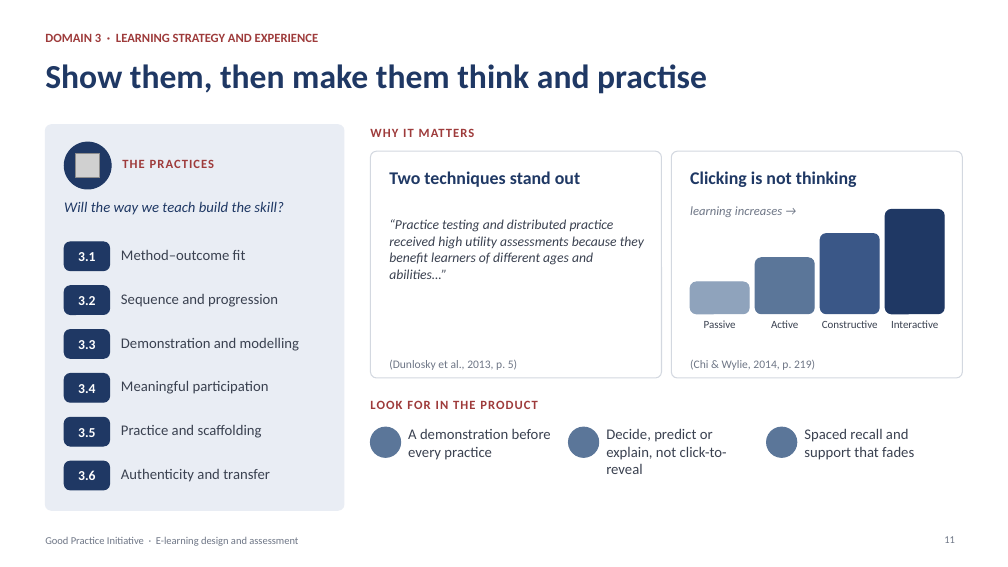
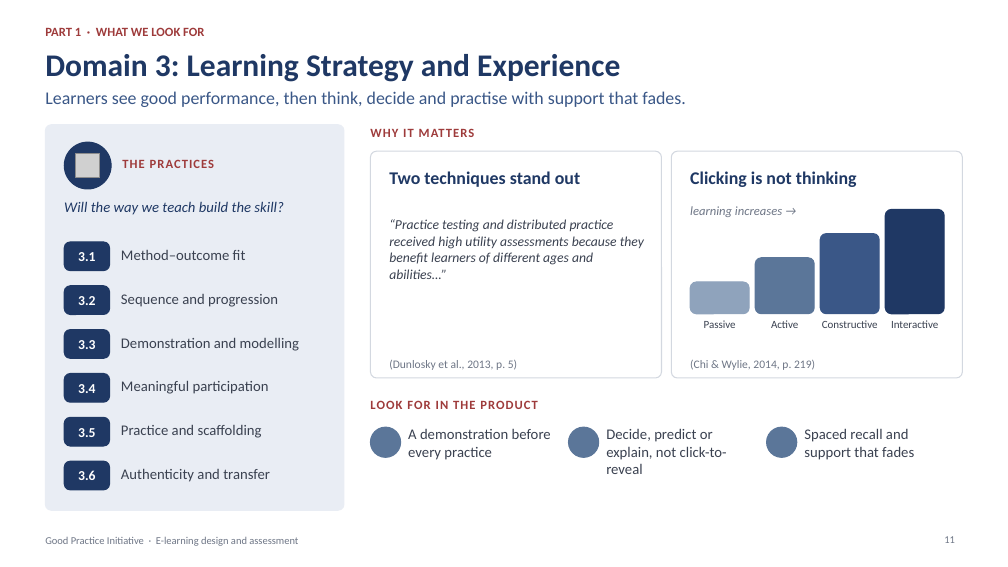
Before and after one commit to hpf118/Tina, a slide deck: slide 11 of good-practice-deck/Good-Practice-Initiative-Team-Briefing.pptx. Drawn at 1008x567 pixels with LibreOffice and Linux fonts; fonts in the diff are those of the drawing; grey boxes stand for pictures; background and template pictures are left out. Boxes give left, top, right and bottom in pixels: in the first picture for what was removed or moved away, otherwise in the second. Text is boxed around its words. In the diff, an @@ line names an element or a change of style, - is before the commit and + after.

```diff
--- a/good-practice-deck/Good-Practice-Initiative-Team-Briefing.pptx
+++ b/good-practice-deck/Good-Practice-Initiative-Team-Briefing.pptx
@@ text added at (x1=45, y1=27, x2=204, y2=36), 12 pt, text #9E3B3B, bold @@
+PART 1 · WHAT WE LOOK FOR
@@ title at (x1=45, y1=54, x2=620, y2=82): text changed; size 12 to 30 pt; text colour #9E3B3B to #1F3864 @@
-DOMAIN 3 · LEARNING STRATEGY AND EXPERIENCE
+Domain 3: Learning Strategy and Experience
@@ title removed at (x1=45, y1=64, x2=707, y2=94) @@
-Show them, then make them think and practise
@@ text added at (x1=45, y1=91, x2=685, y2=107), 17 pt, text #3A5787 @@
+Learners see good performance, then think, decide and practise with support that fades.
```
Also in this commit, not shown: 26 other slides changed, 2 other files.
